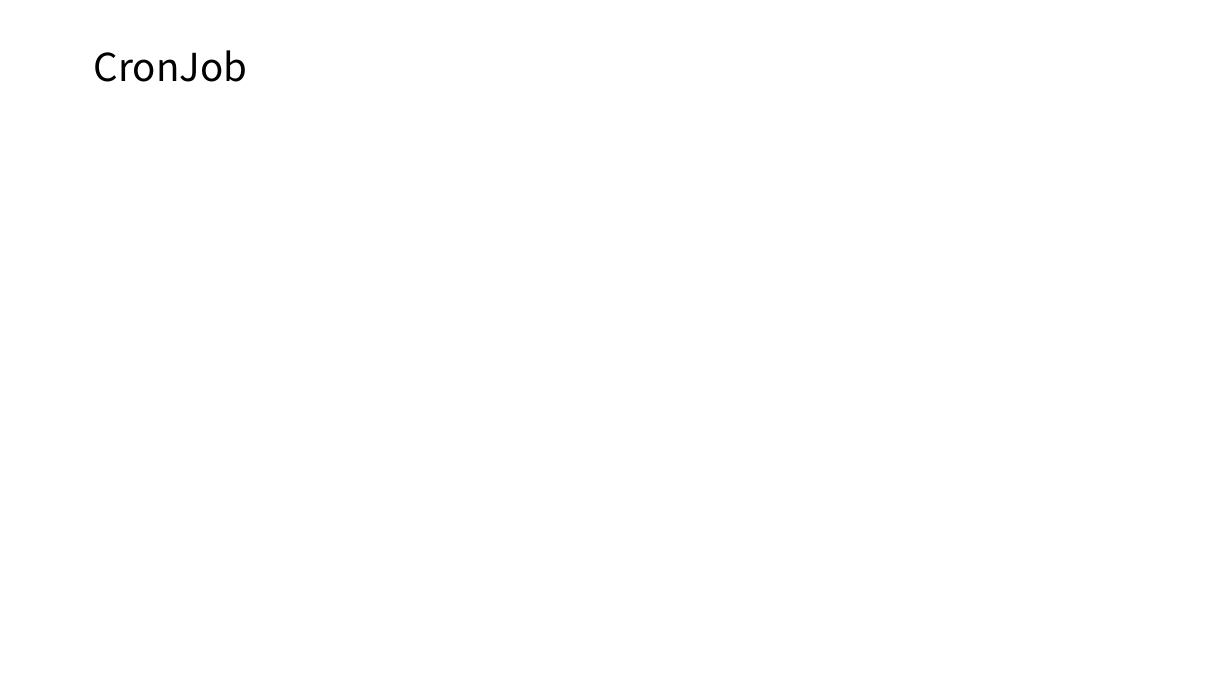
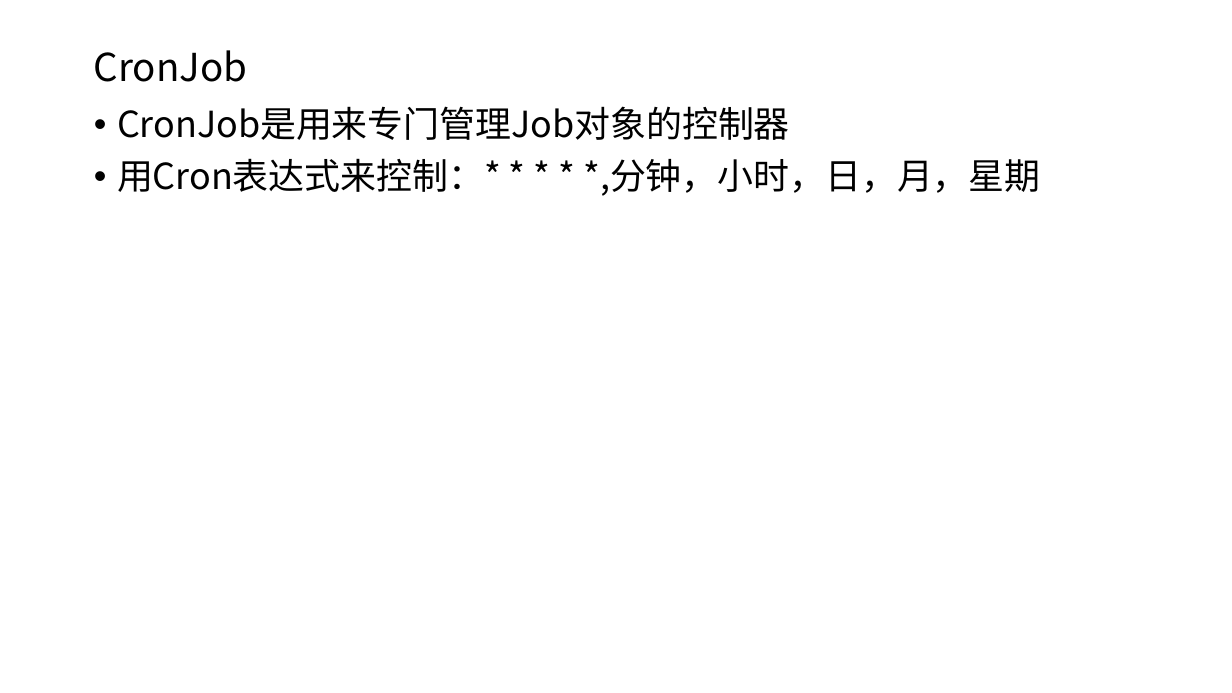
Before and after one commit to axzxs2001/Asp.NetCoreExperiment, a slide deck: slide 23 of Asp.NetCoreExperiment/kubernetes/kubernetes.pptx. Drawn at 1232x693 pixels with LibreOffice and Linux fonts; fonts in the diff are those of the drawing. Boxes give left, top, right and bottom in pixels: in the first picture for what was removed or moved away, otherwise in the second. Text is boxed around its words. In the diff, an @@ line names an element or a change of style, - is before the commit and + after.

```diff
--- a/Asp.NetCoreExperiment/kubernetes/kubernetes.pptx
+++ b/Asp.NetCoreExperiment/kubernetes/kubernetes.pptx
@@ text added at [117, 106, 1040, 196], 28 pt, text #000000 @@
+• CronJob是用来专门管理Job对象的控制器
+• 用Cron表达式来控制：* * * * *,分钟，小时，日，月，星期
```
Also in this commit, not shown: 15 other files.
